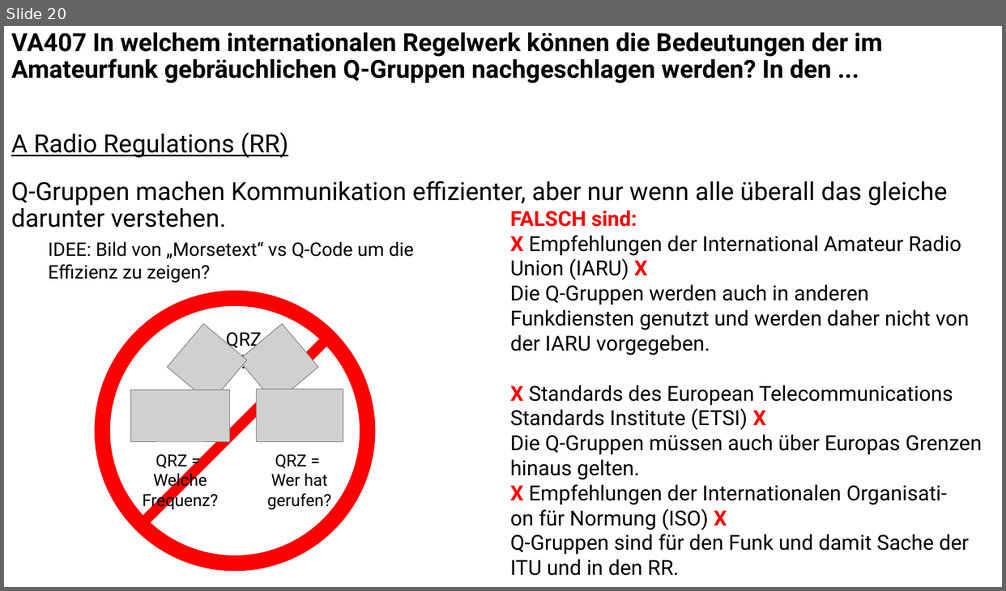
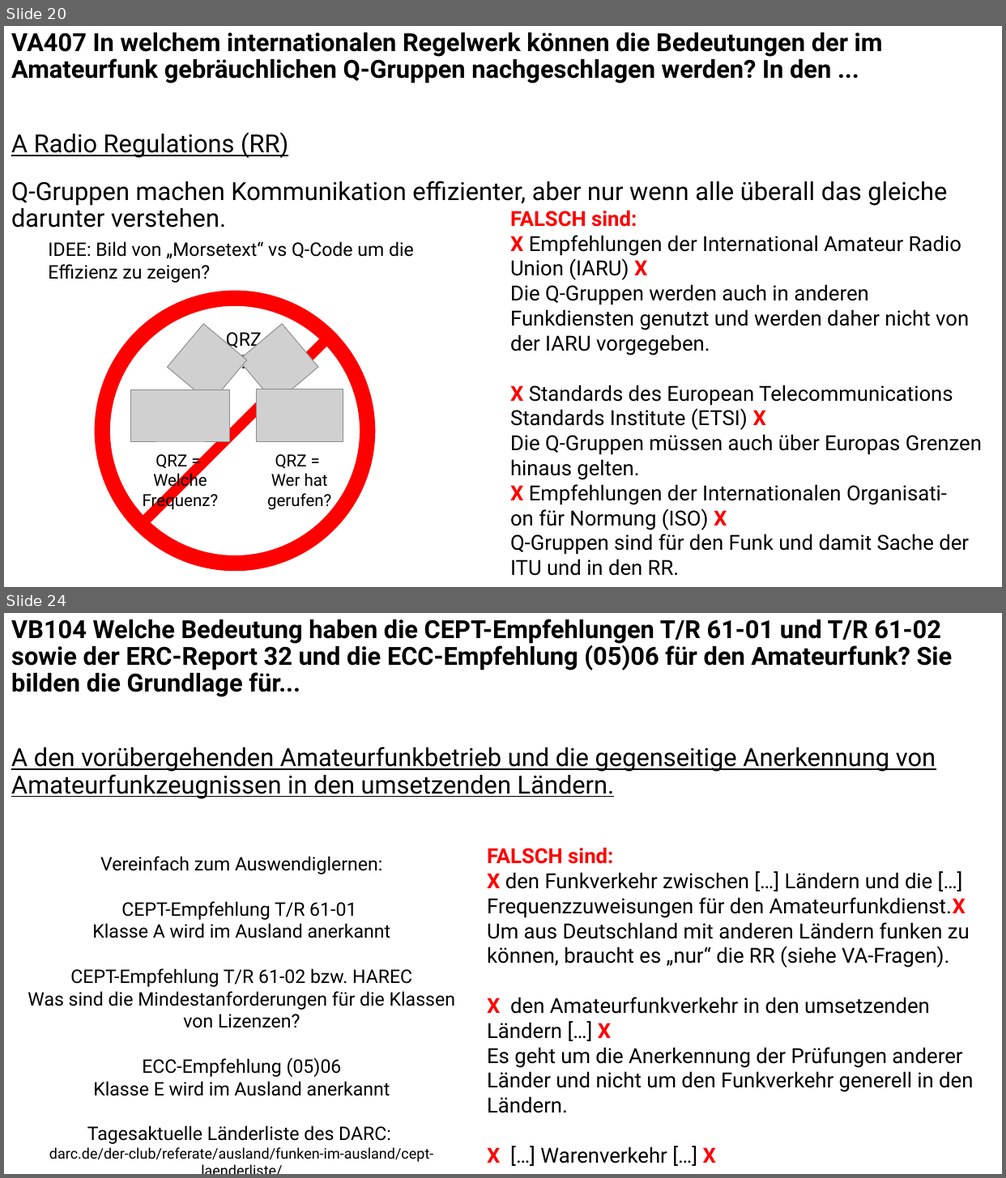
Before and after one commit to Nothinel/Lichtblicke_Amateurfunk, a slide deck: Kenntnisse_von_Vorschriften/Lichtblicke_Kenntnisse_von_Vorschriften.pptx. Shown one above the other, each under a label of ours: slide 20 before the commit, slides 20 and 24 after it; the slides between them are not shown. The pictures are 1006x591 and 1006x1178 pixels, drawn with LibreOffice and Linux fonts; fonts in the diff are those of the drawing; grey boxes stand for pictures. Boxes give left, top, right and bottom in pixels: in the first picture for what was removed or moved away, otherwise in the second. Text is boxed around its words. In the diff, an @@ line names an element or a change of style, - is before the commit and + after.

Commit message:
Fragen bis VB112 hinzugefügt, Flaggen von Russland und Frankreich hinzugefügt

```diff
--- a/Kenntnisse_von_Vorschriften/Lichtblicke_Kenntnisse_von_Vorschriften.pptx
+++ b/Kenntnisse_von_Vorschriften/Lichtblicke_Kenntnisse_von_Vorschriften.pptx
@@ slide 24 added at [4, 613, 1002, 1174], background #FFFFFF @@
@@ text added at [11, 619, 953, 799], 24 pt, text #000000, bold @@
+VB104 Welche Bedeutung haben die CEPT-Empfehlungen T/R 61-01 und T/R 61-02 sowie der ERC-Report 32 und die ECC-Empfehlung (05)06 für den Amateurfunk? Sie bilden die Grundlage für...
+A den vorübergehenden Amateurfunkbetrieb und die gegenseitige Anerkennung von Amateurfunkzeugnissen in den umsetzenden Ländern.
@@ text added at [487, 847, 973, 1164], 20 pt, text #000000 @@
+FALSCH sind:
+X den Funkverkehr zwischen […] Ländern und die […] Frequenzzuweisungen für den Amateurfunkdienst.X
+Um aus Deutschland mit anderen Ländern funken zu können, braucht es „nur“ die RR (siehe VA-Fragen).
+X den Amateurfunkverkehr in den umsetzenden
+Ländern […] X
+Es geht um die Anerkennung der Prüfungen anderer Länder und nicht um den Funkverkehr generell in den Ländern.
+X […] Warenverkehr […] X
@@ text added at [27, 856, 455, 1162], 18 pt, text #000000 @@
+Vereinfach zum Auswendiglernen:
+CEPT-Empfehlung T/R 61-01
+Klasse A wird im Ausland anerkannt
+CEPT-Empfehlung T/R 61-02 bzw. HAREC
+Was sind die Mindestanforderungen für die Klassen von Lizenzen?
+ECC-Empfehlung (05)06
+Klasse E wird im Ausland anerkannt
+Tagesaktuelle Länderliste des DARC:
+darc.de/der-club/referate/ausland/funken-im-ausland/cept-laenderliste/
```
Also in this commit, not shown: 1 slide changed, 10 other slides added, 2 other files.
